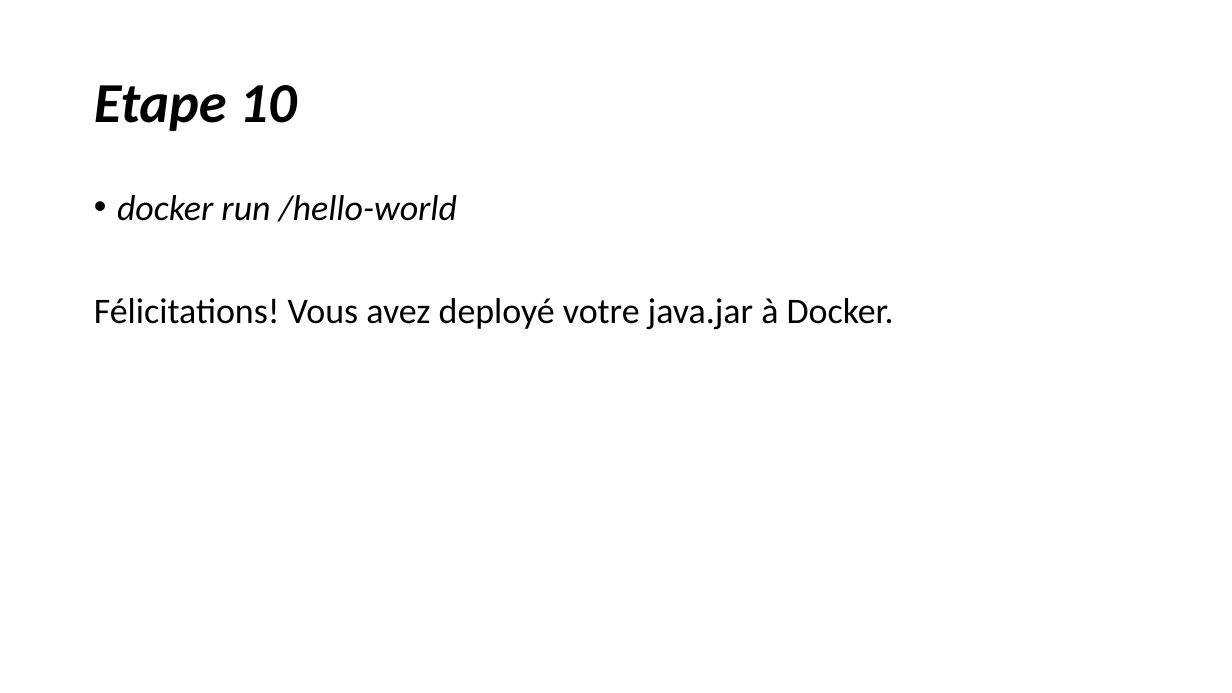
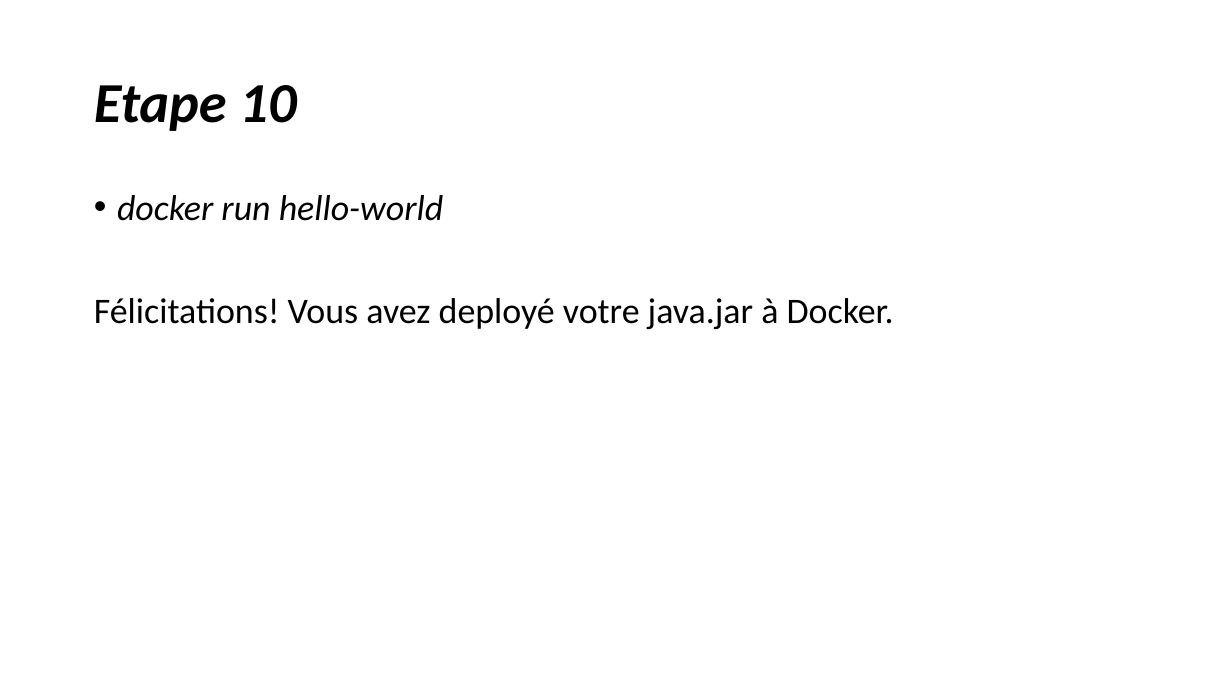
Before and after one commit to mohamadsabra/GLG203, a slide deck: slide 13 of Tutoriel.pptx. Drawn at 1232x693 pixels with LibreOffice and Linux fonts; fonts in the diff are those of the drawing. Boxes give left, top, right and bottom in pixels: in the first picture for what was removed or moved away, otherwise in the second. Text is boxed around its words. In the diff, an @@ line names an element or a change of style, - is before the commit and + after.

```diff
--- a/Tutoriel.pptx
+++ b/Tutoriel.pptx
@@ text at <box>117,195,444,221</box>: text changed @@
-• docker run /hello-world
+• docker run hello-world
```
Also in this commit, not shown: 1 other slide changed.
